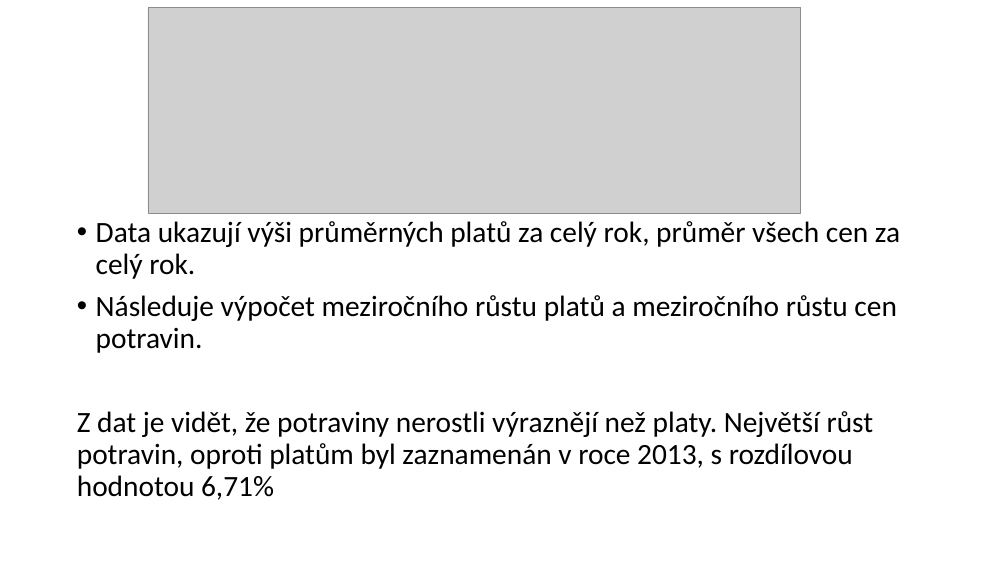
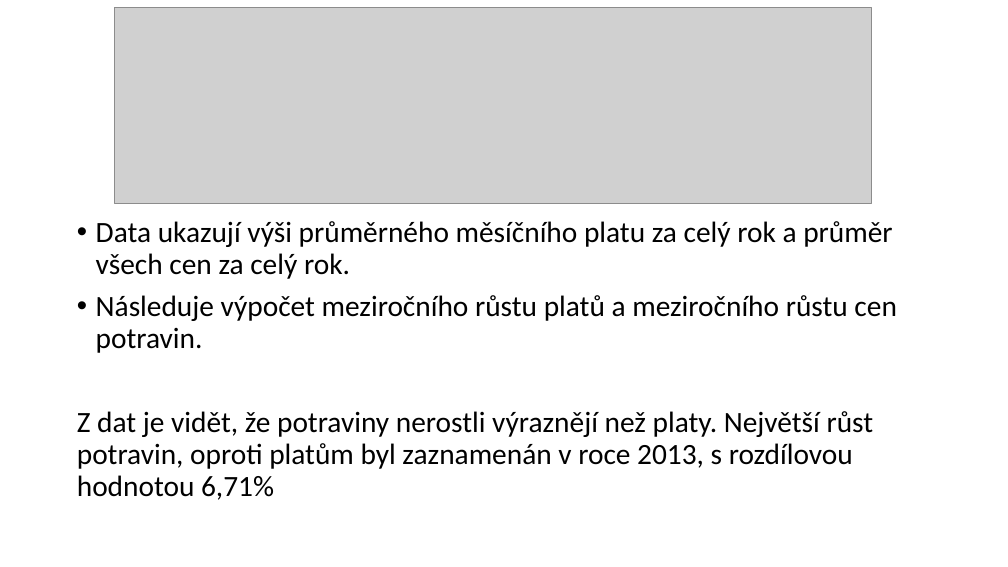
Before and after one commit to Rej7878/engeto-SQL, a slide deck: slide 4 of Nový Prezentace Microsoft PowerPointu.pptx (slide 5 before the commit). Drawn at 1008x567 pixels with LibreOffice and Linux fonts; fonts in the diff are those of the drawing; grey boxes stand for pictures. Boxes give left, top, right and bottom in pixels: in the first picture for what was removed or moved away, otherwise in the second. Text is boxed around its words. In the diff, an @@ line names an element or a change of style, - is before the commit and + after.

```diff
--- a/Nový Prezentace Microsoft PowerPointu.pptx
+++ b/Nový Prezentace Microsoft PowerPointu.pptx
@@ picture: place and size @@
-picture at box(148, 8, 801, 213)
+picture at box(114, 8, 871, 203)
@@ text at box(96, 221, 892, 279): text changed @@
-• Data ukazují výši průměrných platů za celý rok, průměr všech cen za celý rok.
+• Data ukazují výši průměrného měsíčního platu za celý rok a průměr všech cen za celý rok.
```
Also in this commit, not shown: 4 other slides changed, 1 slide removed, 17 other files.
